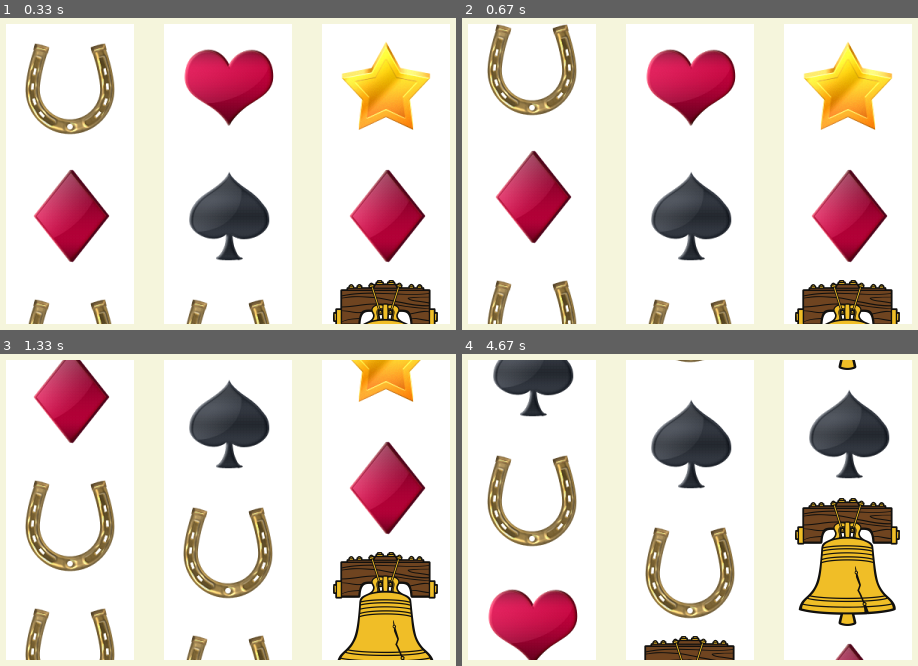
Above: before the commit, frames 1-4 (two rows, left to right).
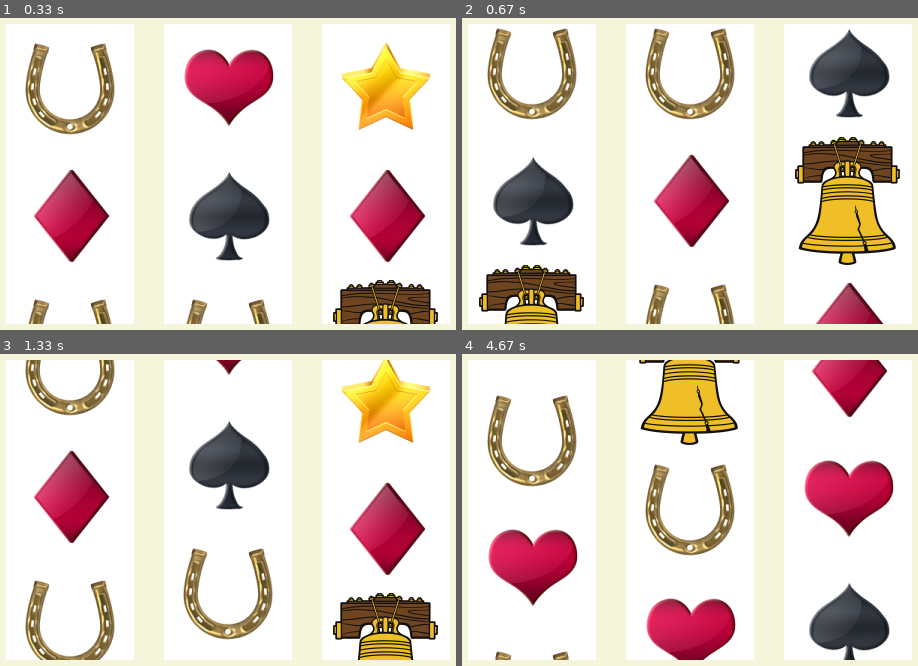
Above: after the commit, the same moments.

Repository: mattgrogan/pygame_practice
Game: pygame game, started from scroll2.py
Same seed, same stepped clock (60 frames per second), same inputs: the game is played once before the commit and once after it. The source is Python 2; it was converted automatically to run under Python 3.
Inputs:
- Up to frame 1 (0.33 s): no input
- Up to frame 2 (0.67 s): tap Enter at 0.33 s
- Up to frame 3 (1.33 s): hold Down 0.67-1.13 s; hold Down from 1.17 s (still down)
- Up to frame 4 (4.67 s): release Down at 1.53 s; hold Down 1.57-1.87 s; hold Down 1.9-2.27 s; hold Down 2.3-2.6 s; hold Down 2.63-3 s; hold Down 3.03-3.33 s; hold Down 3.37-3.73 s; hold Down 3.77-4.07 s; hold Down 4.1-4.47 s; hold Down from 4.5 s (still down)

Frame 1 is identical in both runs. In frame 2, 30% of the frame differs, in the area x 3-97%, y 1-99%; in frame 3, 32%; in frame 4, 39%, in the area x 5-97%, y 1-99%.

Commit message:
Fixed stupid bug

Diff:
--- a/scroll2.py
+++ b/scroll2.py
@@ -1,5 +1,6 @@
 from __future__ import division
 import os
+import math
 
 import pygame
 from pygame.locals import *
@@ -21,6 +22,42 @@
 
 RPM = 60
 FPS = 60
+
+class ReelStepper(object):
+
+    def __init__(self, total_steps):
+        self.total_steps = total_steps
+        self.steps_remaining = 0
+
+    def set_target(self, pos, tgt, revs=0):
+
+        if tgt == pos:
+            # Target is the same as current position
+            offset = 0
+        elif tgt > pos:
+            # Target is after the current position
+            offset = tgt - pos
+        elif tgt < pos:
+            # Target is after next revolution
+            offset = (self.total_steps - pos) + tgt
+
+        self.steps_remaining = revs * (self.total_steps) + offset
+
+        print "sr=%i pos=%i tgt=%i revs=%i" % (self.steps_remaining, pos, tgt, revs)
+
+    def step(self, steps):
+
+        steps = math.floor(steps) # Whole numbers only
+
+        if self.steps_remaining <= 0:
+            raise ValueError("Steps remaining cannot be negative")
+        elif self.steps_remaining <= steps:
+            steps = self.steps_remaining
+
+        self.steps_remaining -= steps
+
+        return steps # Actual steps taken
+
 
 
 class Reel(object):
@@ -37,9 +74,8 @@
 
         self.image = None
 
+        self.reel_stepper = None
         self.is_spinning = False
-        self.revolutions = 0
-        self.row_rate = None
 
 
         self.rect = Rect((0, 0), self.view_size)
@@ -67,8 +103,9 @@
         self.image.blit(self.orig_image, (0, 0))
         self.image.blit(self.orig_image, (0, self.orig_h))
 
-        #self.row_rate = self.orig_h / (FPS * (RPM / 60))
-        self.row_rate = 1
+        self.row_rate = math.floor(self.orig_h / FPS)
+        #self.row_rate = 1
+        self.reel_stepper = ReelStepper(total_steps=self.orig_h)
         print self.row_rate
 
 
@@ -79,7 +116,8 @@
     def scroll(self, dy=1):
 
         if self.rect.top + dy > self.orig_h:
-            self.rect.topleft = (0, 0) # Reset to top
+            y = (self.rect.top + dy) - self.orig_h
+            self.rect.topleft = (0, y) # Reset to top
         else:
             self.rect.move_ip(0, dy)
 
@@ -92,37 +130,20 @@
     def spin(self, revolutions, stop_row):
         """ Spin for a certain amount of time. Duration in milliseconds """
 
-        # Find the distance in px rows
-        # (1) What is the distance from the current location to the top?
-        # (2) What are the total number of revolutions?
-        # (3) What is the distance from the top to the starting point?
         if not self.is_spinning:
-            print "SPINNING ====================="
-            print "ORIG_H=%i TOP=%i STOP_ROW=%i" % (self.orig_h, self.rect.top, stop_row)
-            dist_to_stop = (self.orig_h - self.rect.top) + stop_row
-            self.distance = revolutions * self.orig_h + dist_to_stop + revolutions + 1
+            self.reel_stepper.set_target(pos=self.rect.top, tgt=stop_row, revs=revolutions)
             self.is_spinning = True
-            print "Distance: %i" % self.distance
 
     def update(self):
         if self.is_spinning:
-            #print "Checking dist=%i row_rate=%i top=%i" % (self.distance, self.row_rate, self.rect.top)
-
-
-            # Check stopping condition
-            if self.distance <= 0:
+            try:
+                rows = self.reel_stepper.step(self.row_rate)
+            except ValueError:
+                print "stopping at %i" % self.rect.top
                 self.is_spinning = False
-                row_rate = 0
-                print "STOPPED AT %i" % self.rect.top
-            elif self.distance < self.row_rate:
-                print "Top %f" % self.distance
-                row_rate = self.distance # don't go too far
-            else:
-                row_rate = self.row_rate
-
-            self.distance -= row_rate
-            #print self.distance
-            return self.scroll(dy=row_rate)
+                return None
+
+            return self.scroll(dy=rows)
 
 def main():
 
@@ -154,6 +175,8 @@
         dirty_rects = []
 
         dirty_rects.append(r1.update())
+        dirty_rects.append(r2.update())
+        dirty_rects.append(r3.update())
 
         for e in events:
 
@@ -165,7 +188,9 @@
                     dirty_rects.append(r2.scroll(4))
                     dirty_rects.append(r3.scroll(2))
                 elif e.key == K_RETURN:
-                    r1.spin(3, 640)
+                    r1.spin(4, 640)
+                    r2.spin(6, 210)
+                    r3.spin(8, 624)
 
 
             elif e.type == QUIT:
--- /dev/null
+++ b/test_scroll.py
@@ -0,0 +1,54 @@
+import pytest
+
+from scroll2 import ReelStepper
+
+def test_simple():
+    steps = 100
+    tgt = 40
+    pos = 20
+
+    rs = ReelStepper(total_steps=steps)
+    rs.set_target(pos, tgt)
+    assert rs.steps_remaining == 20
+
+    s = rs.step(1)
+    assert s == 1
+    assert rs.steps_remaining == 19
+
+    s = rs.step(19)
+    assert s == 19
+    assert rs.steps_remaining == 0
+
+    with pytest.raises(ValueError):
+        rs.step(1)
+
+def test_complex():
+    steps = 100
+    tgt = 40
+    pos = 80
+
+    rs = ReelStepper(total_steps=steps)
+    rs.set_target(pos, tgt)
+    assert rs.steps_remaining == 60
+
+    s = rs.step(10)
+    assert s == 10
+    assert rs.steps_remaining == 50
+
+    s = rs.step(20)
+    assert s == 20
+    assert rs.steps_remaining == 30
+
+    s = rs.step(50)
+    assert s == 30
+    assert rs.steps_remaining == 0
+
+def test_revs():
+    steps = 100
+    tgt = 40
+    pos = 80
+    revs = 2
+
+    rs = ReelStepper(total_steps=steps)
+    rs.set_target(pos, tgt, revs)
+    assert rs.steps_remaining == 260
